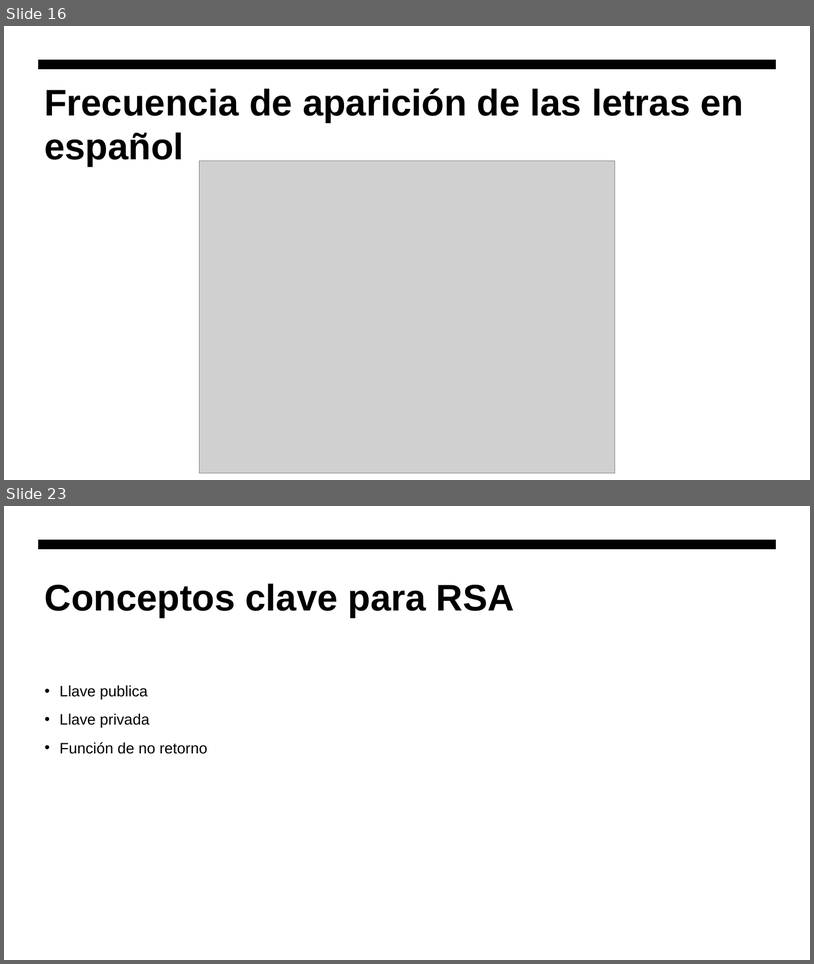
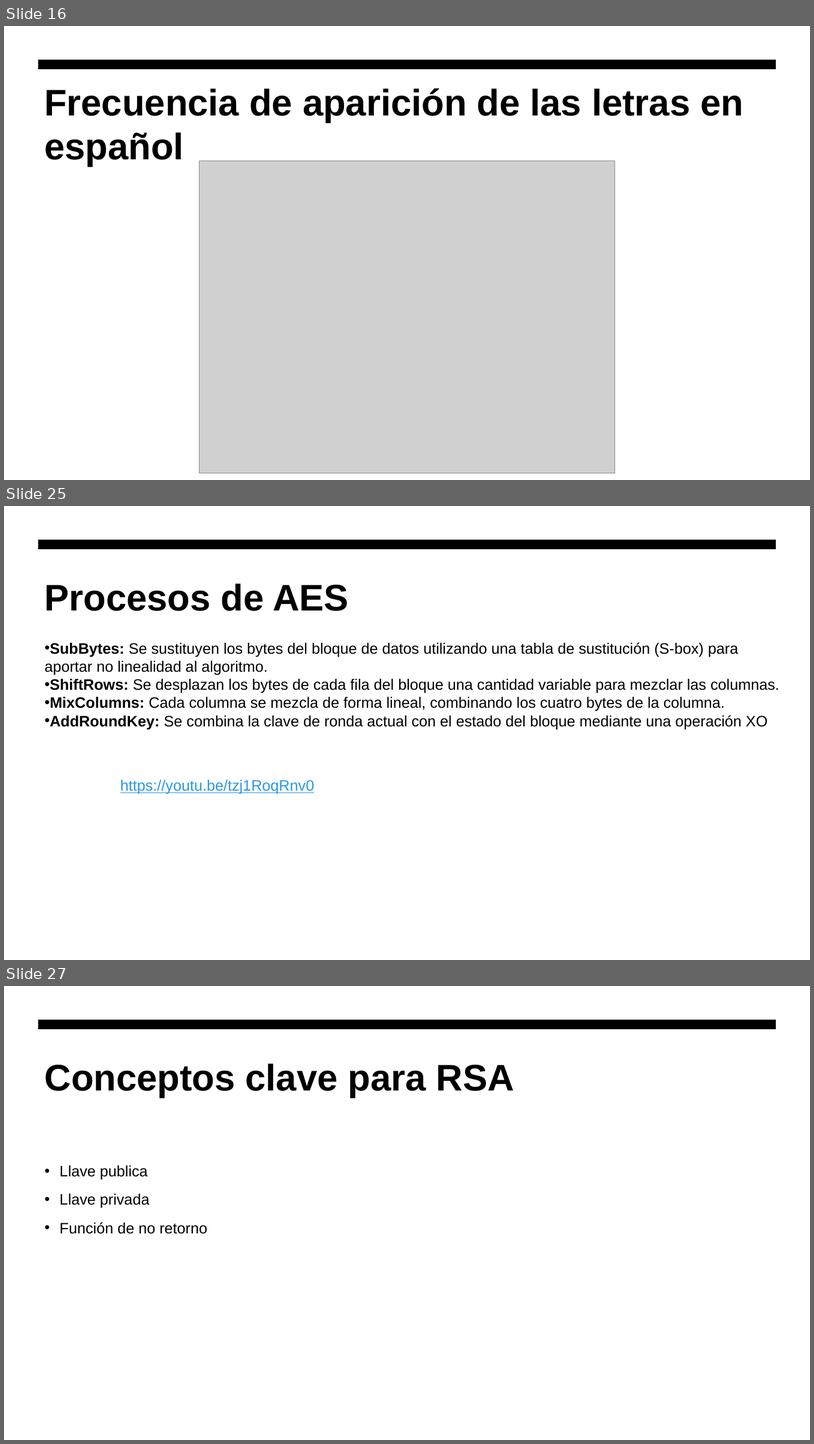
Before and after one commit to hombrefrustrado/criptografia-presentaci-n, a slide deck: criptografía teorica.pptx. Shown one above the other, each under a label of ours: slides 16 and 23 before the commit, slides 16, 25 and 27 after it; the slides between them are not shown. The pictures are 814x964 and 814x1444 pixels, drawn with LibreOffice and Linux fonts; fonts in the diff are those of the drawing; grey boxes stand for pictures. Boxes give left, top, right and bottom in pixels: in the first picture for what was removed or moved away, otherwise in the second. Text is boxed around its words. In the diff, an @@ line names an element or a change of style, - is before the commit and + after.

```diff
--- a/criptografía teorica.pptx
+++ b/criptografía teorica.pptx
@@ slide 25 added at [4,506,810,960], background #FFFFFF; not listed: 1 template element that a slide beside it also shows @@
@@ title added at [45,583,349,611], 44 pt, text #000000, bold @@
+Procesos de AES
@@ text added at [45,642,780,729], 18 pt, text #000000 @@
+• SubBytes: Se sustituyen los bytes del bloque de datos utilizando una tabla de sustitución (S-box) para aportar no linealidad al algoritmo.
+• ShiftRows: Se desplazan los bytes de cada fila del bloque una cantidad variable para mezclar las columnas.
+• MixColumns: Cada columna se mezcla de forma lineal, combinando los cuatro bytes de la columna.
+• AddRoundKey: Se combina la clave de ronda actual con el estado del bloque mediante una operación XO
@@ text added at [120,779,314,794], 18 pt, text #2998E3, underline @@
+https://youtu.be/tzj1RoqRnv0
@@ what was slide 23 is now slide 27 @@
```
Also in this commit, not shown: 11 slides changed, 8 other slides added, 3 slides removed, 3 other files.
